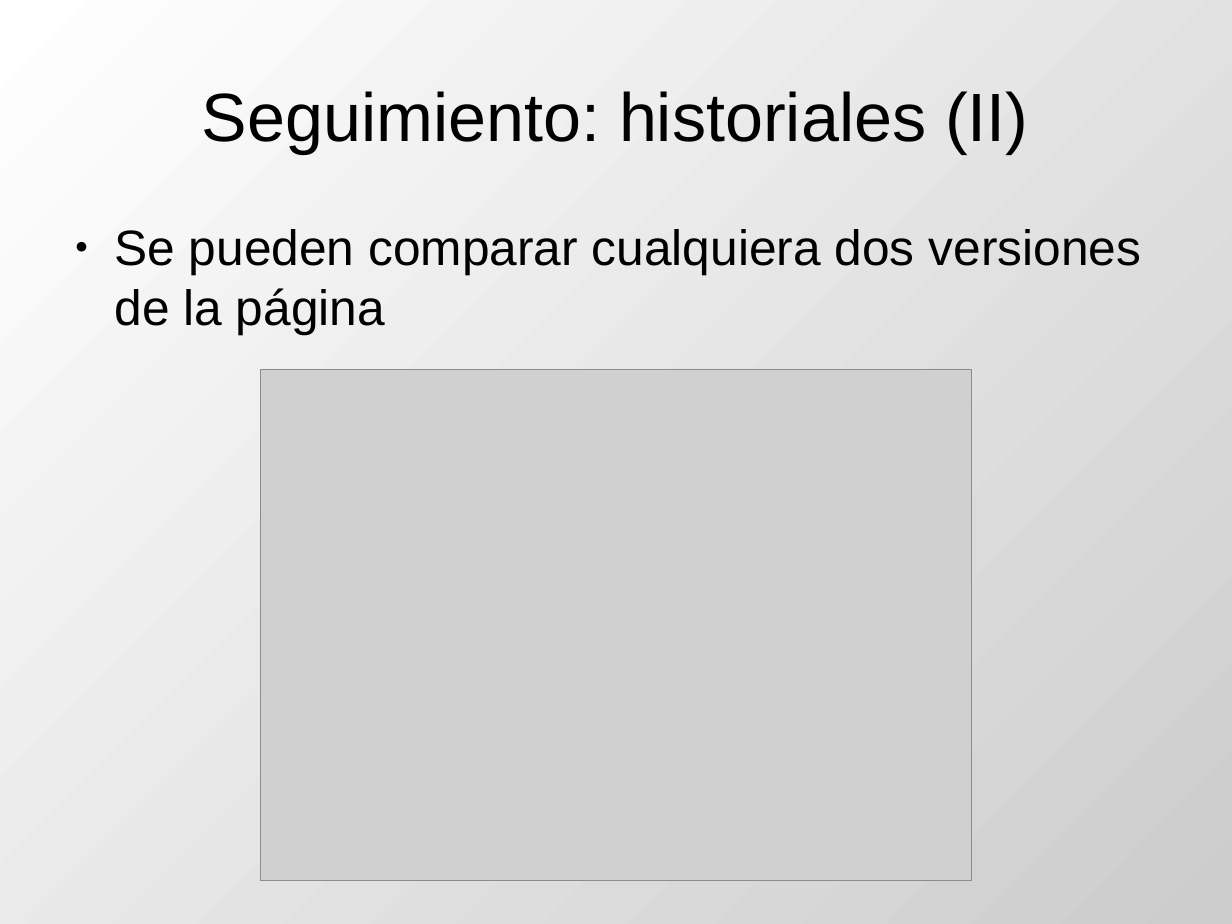
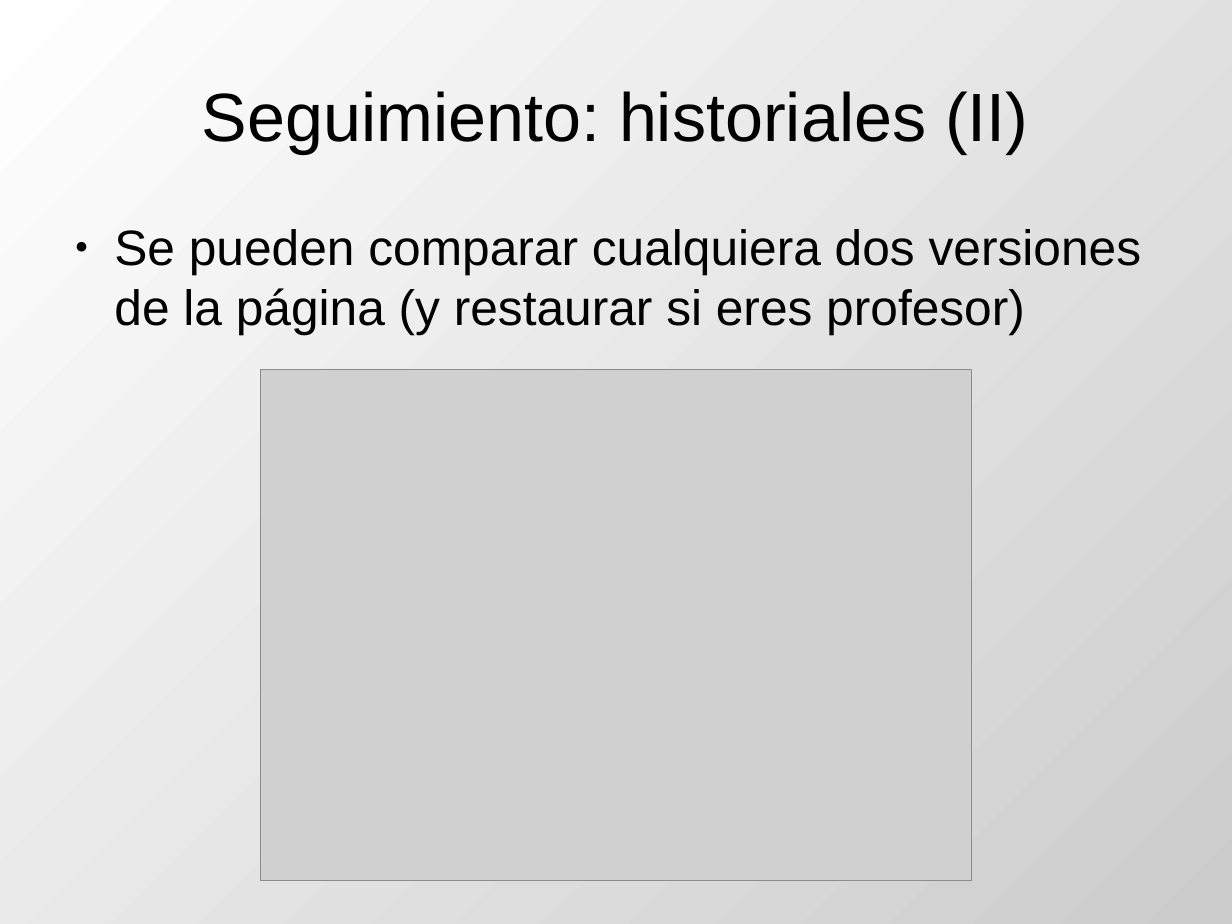
Before and after one commit to DrPantera/wikis4education, a slide deck: slide 16 of uca-2013_07/tema-3-WikisEnMoodle.odp. Drawn at 1232x924 pixels with LibreOffice and Linux fonts; fonts in the diff are those of the drawing; grey boxes stand for pictures. Boxes give left, top, right and bottom in pixels: in the first picture for what was removed or moved away, otherwise in the second. Text is boxed around its words. In the diff, an @@ line names an element or a change of style, - is before the commit and + after.

Commit message:
profesor

```diff
--- a/uca-2013_07/tema-3-WikisEnMoodle.odp
+++ b/uca-2013_07/tema-3-WikisEnMoodle.odp
@@ text at (x1=114, y1=229, x2=1142, y2=335): text changed @@
-● Se pueden comparar cualquiera dos versiones de la página
+● Se pueden comparar cualquiera dos versiones de la página (y restaurar si eres profesor)
```
Also in this commit, not shown: 2 other files.
